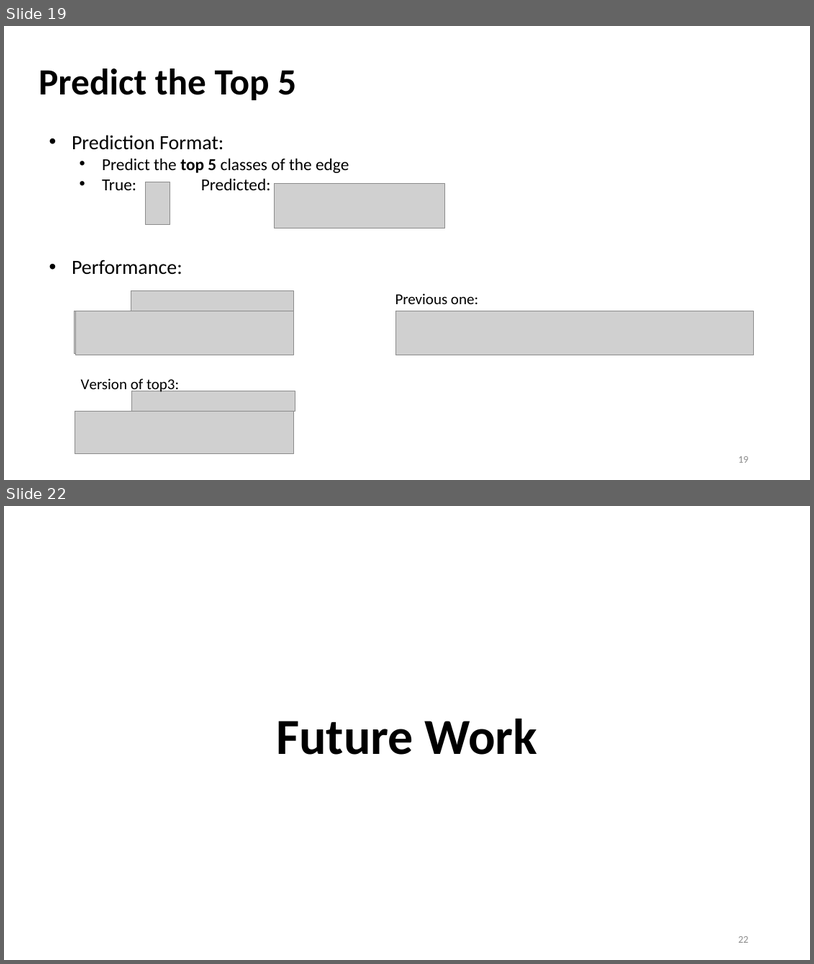
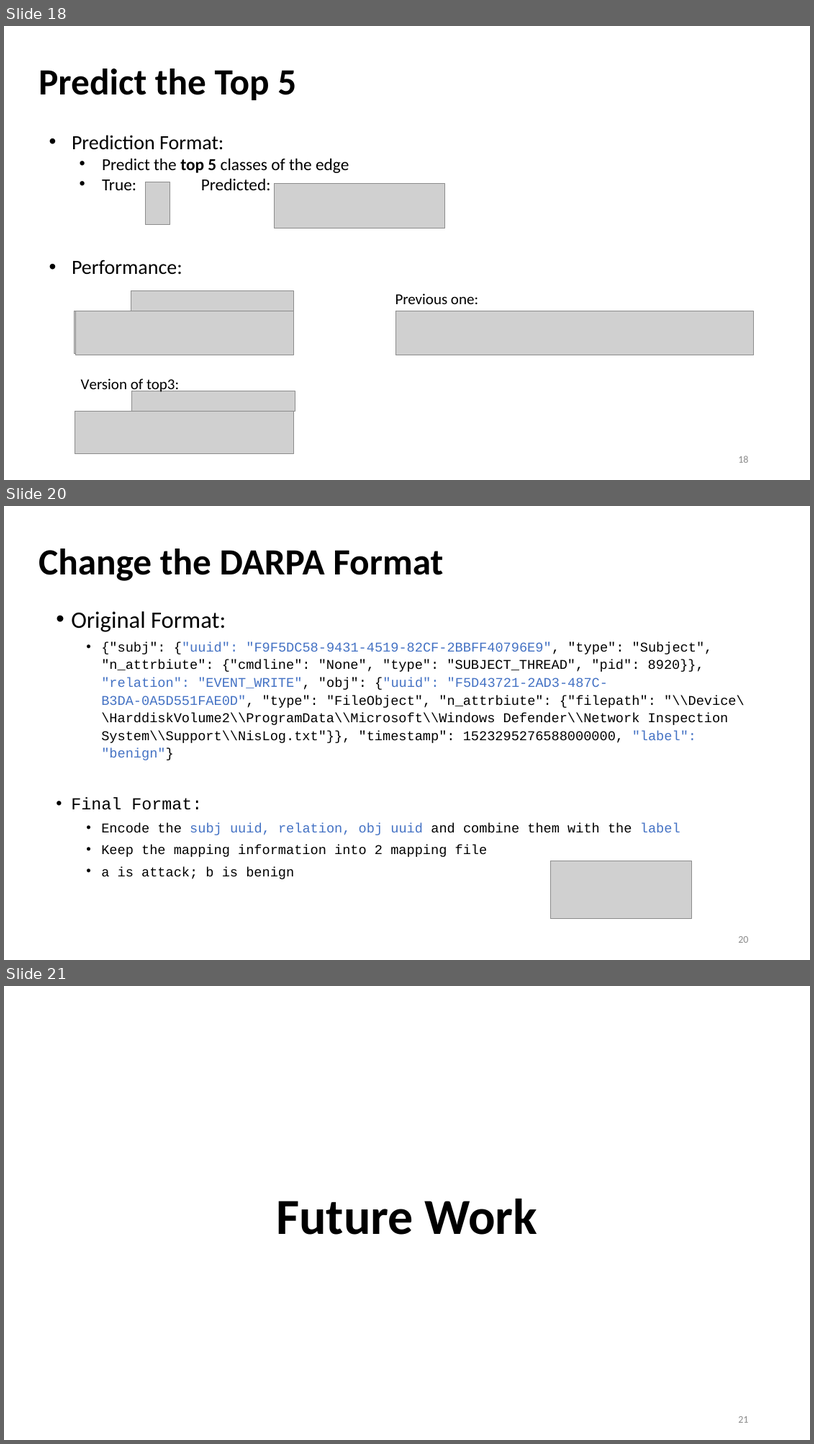
Before and after one commit to Bai1026/Intern-IIS, a slide deck: Meeting/Presentation_1201.pptx. Shown one above the other, each under a label of ours: slides 19 and 22 before the commit, slides 18, 20 and 21 after it; the slides between them are not shown. The pictures are 814x964 and 814x1444 pixels, drawn with LibreOffice and Linux fonts; fonts in the diff are those of the drawing; grey boxes stand for pictures. Boxes give left, top, right and bottom in pixels: in the first picture for what was removed or moved away, otherwise in the second. Text is boxed around its words. In the diff, an @@ line names an element or a change of style, - is before the commit and + after.

```diff
--- a/Meeting/Presentation_1201.pptx
+++ b/Meeting/Presentation_1201.pptx
@@ slide 20 added at box(4, 506, 810, 960), background #FFFFFF @@
@@ title added at box(39, 548, 443, 581), 44 pt, text #000000, bold @@
+Change the DARPA Format
@@ text added at box(71, 611, 745, 879), 16 pt, text #000000 @@
+• Original Format:
+  • {"subj": {"uuid": "F9F5DC58-9431-4519-82CF-2BBFF40796E9", "type": "Subject", "n_attrbiute": {"cmdline": "None", "type": "SUBJECT_THREAD", "pid": 8920}}, "relation": "EVENT_WRITE", "obj": {"uuid": "F5D43721-2AD3-487C-B3DA-0A5D551FAE0D", "type": "FileObject", "n_attrbiute": {"filepath": "\\Device\\HarddiskVolume2\\ProgramData\\Microsoft\\Windows Defender\\Network Inspection System\\Support\\NisLog.txt"}}, "timestamp": 1523295276588000000, "label": "benign"}
+• Final Format:
+  • Encode the subj uuid, relation, obj uuid and combine them with the label
+  • Keep the mapping information into 2 mapping file
+  • a is attack; b is benign
@@ picture added at box(551, 861, 692, 918) @@
@@ page number added at box(738, 936, 748, 942), 12 pt, text #8C8C8C @@
+20
@@ what was slide 19 is now slide 18 @@
@@ page number at box(738, 455, 748, 462): text changed @@
-19
+18
@@ what was slide 22 is now slide 21 @@
@@ page number at box(738, 1416, 748, 1422): text changed @@
-22
+21
```
Also in this commit, not shown: 3 slides changed, 3 other slides added, 2 slides removed, 56 other files.
